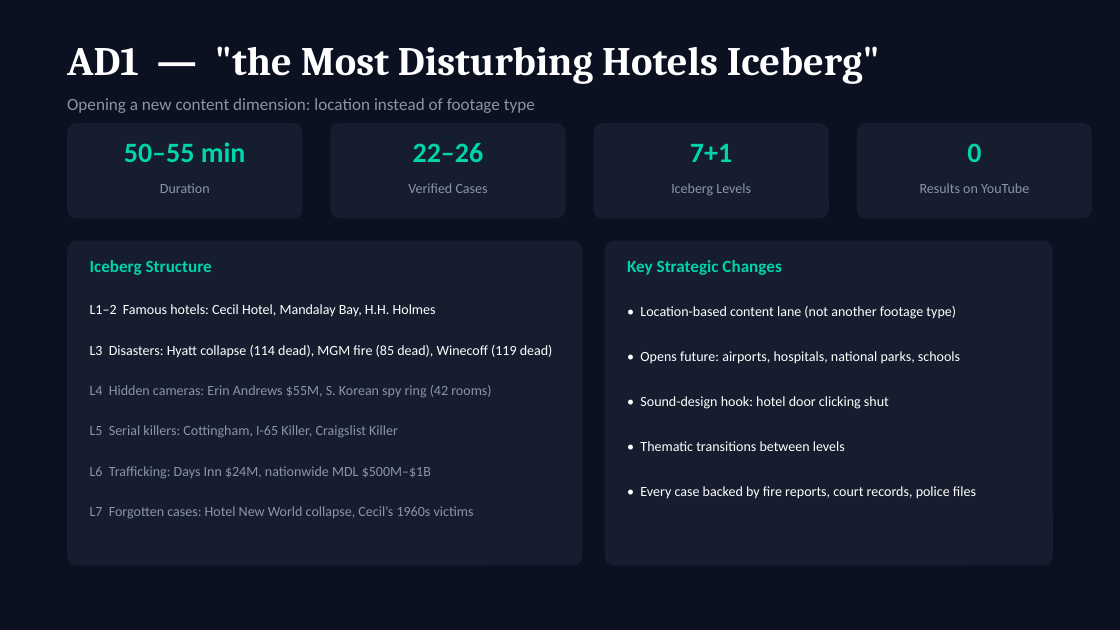
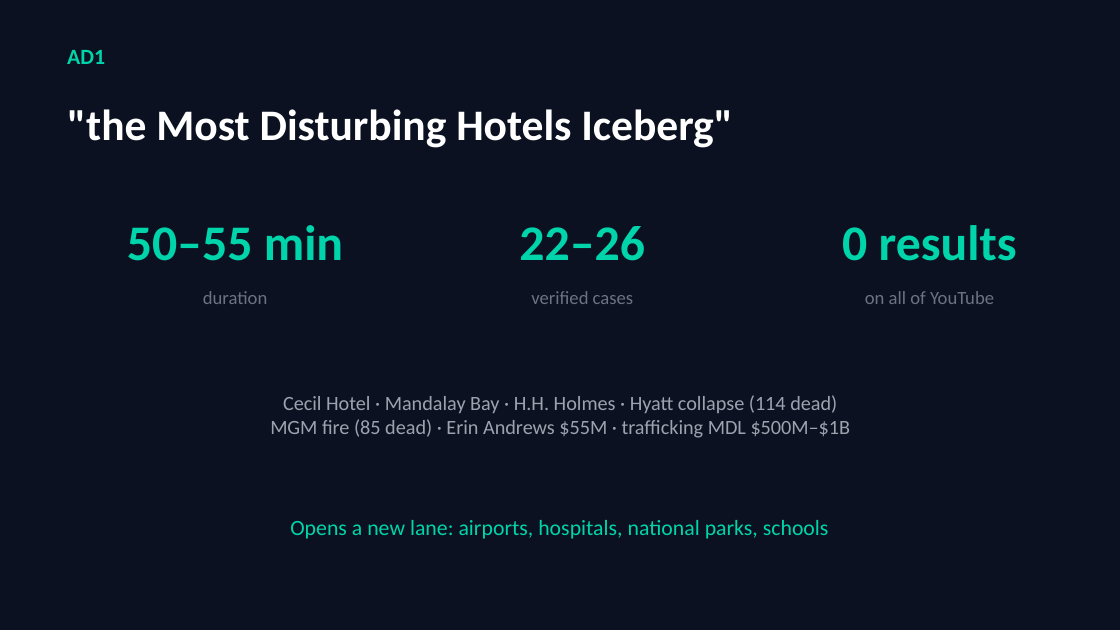
Before and after one commit to whhothe/claude-stuff, a slide deck: slide 10 of abyssal-network-presentation.pptx (slide 12 before the commit). Drawn at 1120x630 pixels with LibreOffice and Linux fonts; fonts in the diff are those of the drawing. Boxes give left, top, right and bottom in pixels: in the first picture for what was removed or moved away, otherwise in the second. Text is boxed around its words. In the diff, an @@ line names an element or a change of style, - is before the commit and + after.

```diff
--- a/abyssal-network-presentation.pptx
+++ b/abyssal-network-presentation.pptx
@@ text added at (67,50,105,64), 14 pt, text #00D4AA, bold @@
+AD1
@@ text at (67,109,733,148): text changed; size 26 to 28 pt; font Cambria to Calibri @@
-AD1 — "the Most Disturbing Hotels Iceberg"
+"the Most Disturbing Hotels Iceberg"
@@ text removed at (67,98,535,113) @@
-Opening a new content dimension: location instead of footage type
@@ rounded rectangle removed at (67,123,302,218) @@
@@ rounded rectangle removed at (330,123,566,218) @@
@@ rounded rectangle removed at (594,123,829,218) @@
@@ text removed at (690,144,732,162) @@
-7+1
@@ rounded rectangle removed at (857,123,1092,218) @@
@@ text "50–55 min": place and size @@
-text "50–55 min" at (124,142,246,162)
+text "50–55 min" at (127,225,343,261)
@@ text "50–55 min" at (127,225,343,261): size 18 to 32 pt @@
@@ text "22–26" at (519,226,645,261): size 18 to 32 pt @@
@@ text "22–26": place and size @@
-text "22–26" at (413,143,484,162)
+text "22–26" at (519,226,645,261)
@@ text removed at (671,183,751,196) @@
-Iceberg Levels
@@ text at (842,225,1017,261): text changed; size 18 to 32 pt @@
-0
+0 results
@@ rounded rectangle removed at (67,241,582,566) @@
@@ text removed at (90,260,212,275) @@
-Iceberg Structure
@@ rounded rectangle removed at (605,241,1053,566) @@
@@ text removed at (627,260,781,275) @@
-Key Strategic Changes
@@ text at (203,291,267,304): text changed; size 9 to 12 pt; text colour #8B95A5 to #6B7280 @@
-Duration
+duration
@@ text at (531,291,633,304): text changed; size 9 to 12 pt; text colour #8B95A5 to #6B7280 @@
-Verified Cases
+verified cases
@@ text at (865,291,994,304): text changed; size 9 to 12 pt; text colour #8B95A5 to #6B7280 @@
-Results on YouTube
+on all of YouTube
@@ text removed at (90,304,436,317) @@
-L1–2 Famous hotels: Cecil Hotel, Mandalay Bay, H.H. Holmes
@@ text removed at (640,306,956,319) @@
-• Location-based content lane (not another footage type)
@@ text removed at (90,345,553,358) @@
-L3 Disasters: Hyatt collapse (114 dead), MGM fire (85 dead), Winecoff (119 dead)
@@ text removed at (90,385,491,398) @@
-L4 Hidden cameras: Erin Andrews $55M, S. Korean spy ring (42 rooms)
@@ text added at (270,395,851,438), 13 pt, text #9CA3AF @@
+Cecil Hotel · Mandalay Bay · H.H. Holmes · Hyatt collapse (114 dead)
+MGM fire (85 dead) · Erin Andrews $55M · trafficking MDL $500M–$1B
@@ text removed at (640,396,889,409) @@
-• Sound-design hook: hotel door clicking shut
@@ text removed at (90,425,398,438) @@
-L5 Serial killers: Cottingham, I-65 Killer, Craigslist Killer
@@ text removed at (640,441,845,451) @@
-• Thematic transitions between levels
@@ text removed at (90,466,431,479) @@
-L6 Trafficking: Days Inn $24M, nationwide MDL $500M–$1B
@@ text removed at (90,506,474,519) @@
-L7 Forgotten cases: Hotel New World collapse, Cecil’s 1960s victims
@@ text removed at (640,486,976,499) @@
-• Every case backed by fire reports, court records, police files
@@ text at (290,520,829,539): text changed; size 9 to 14 pt; text colour #FFFFFF to #00D4AA @@
-• Opens future: airports, hospitals, national parks, schools
+Opens a new lane: airports, hospitals, national parks, schools
```
Also in this commit, not shown: 7 other slides changed, 6 slides added, 8 slides removed.
